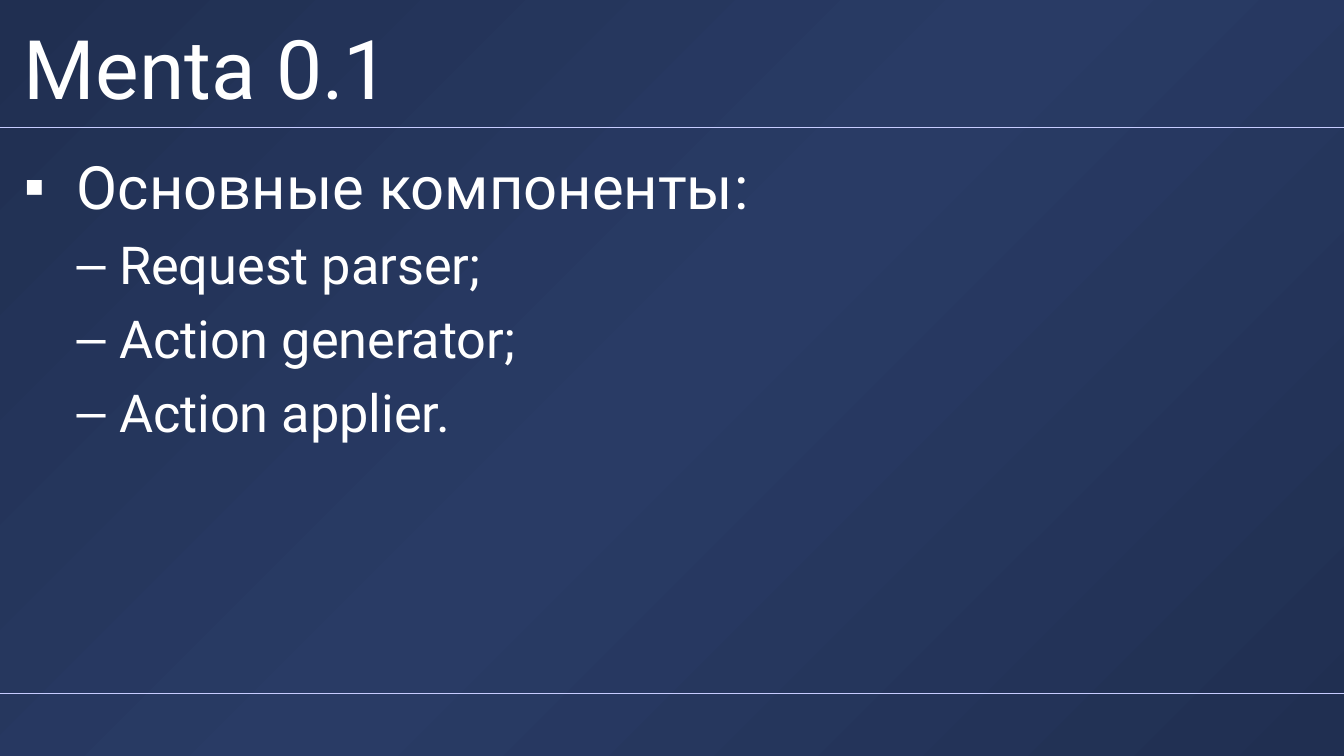
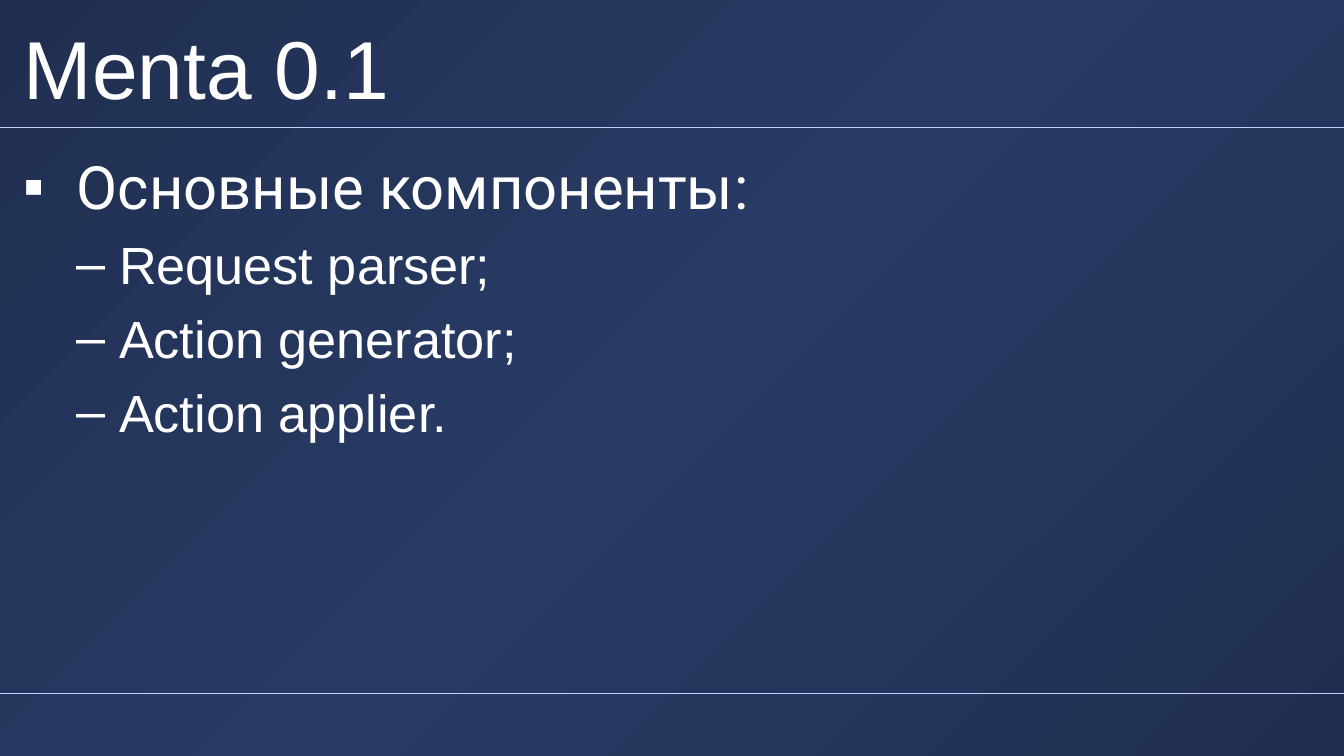
Before and after one commit to alexander-toschev/alexander-toschev, a slide deck: slide 28 of Disser/Presentation/DUBNAPresentationX-short.pptx. Drawn at 1344x756 pixels with LibreOffice and Linux fonts; fonts in the diff are those of the drawing; background and template pictures are left out. Boxes give left, top, right and bottom in pixels: in the first picture for what was removed or moved away, otherwise in the second. Text is boxed around its words. In the diff, an @@ line names an element or a change of style, - is before the commit and + after.

```diff
--- a/Disser/Presentation/DUBNAPresentationX-short.pptx
+++ b/Disser/Presentation/DUBNAPresentationX-short.pptx
@@ title "Menta 0.1" at (24, 41, 389, 100): font Roboto to Arial @@
@@ text at (119, 248, 517, 442): font Roboto to Arial in "Request parser;", "Action generator;", "Action applier." @@
```
Also in this commit, not shown: 21 other slides changed, 9 other files.
